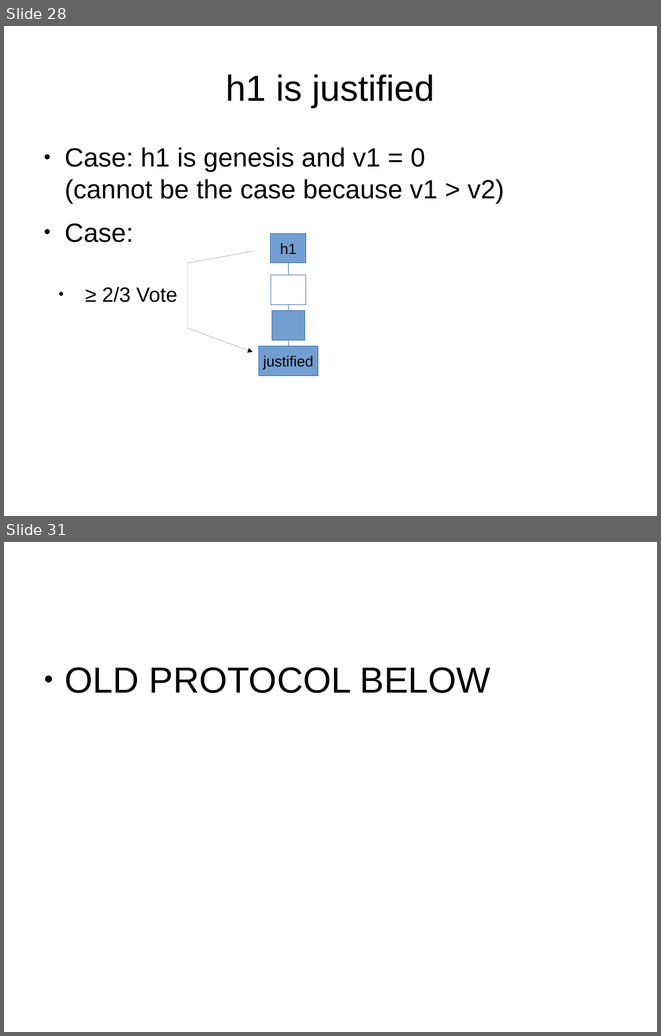
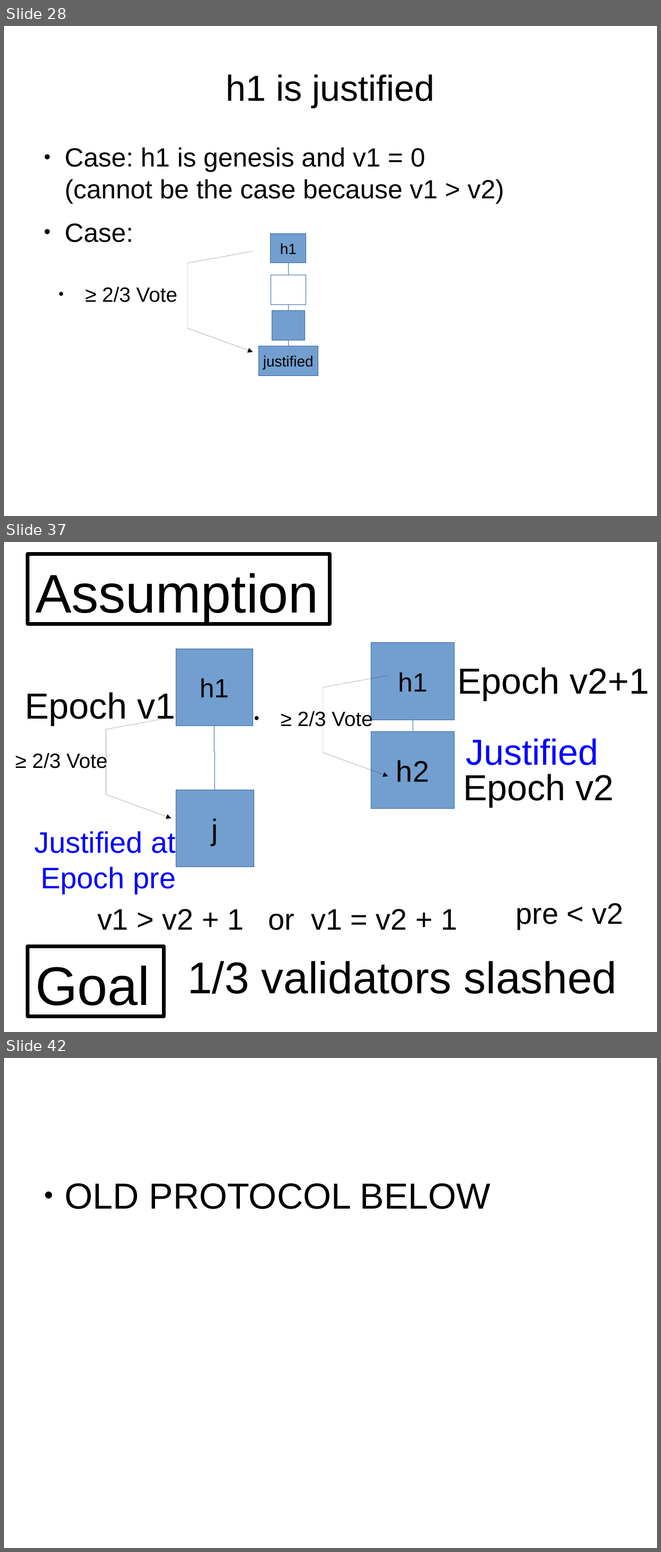
Before and after one commit to palmskog/pos, a slide deck: slide.odp. Shown one above the other, each under a label of ours: slides 28 and 31 before the commit, slides 28, 37 and 42 after it; the slides between them are not shown. The pictures are 661x1036 and 661x1552 pixels, drawn with LibreOffice and Linux fonts; fonts in the diff are those of the drawing. Boxes give left, top, right and bottom in pixels: in the first picture for what was removed or moved away, otherwise in the second. Text is boxed around its words. In the diff, an @@ line names an element or a change of style, - is before the commit and + after.

Commit message:
More slides

```diff
--- a/slide.odp
+++ b/slide.odp
@@ slide 37 added at bbox=[4, 542, 657, 1032], background #FFFFFF @@
@@ rectangle added at bbox=[28, 554, 330, 624], outline #000000 4.31 pt, 66 pt, text #000000 @@
+Assumption
@@ rectangle added at bbox=[176, 649, 253, 726], fill #729FCF, outline #3465A4 0 pt, 32 pt, text #000000 @@
+h1
@@ rectangle added at bbox=[371, 643, 454, 720], fill #729FCF, outline #3465A4 0 pt, 32 pt, text #000000 @@
+h1
@@ text added at bbox=[457, 667, 650, 700], 44 pt, text #000000 @@
+Epoch v2+1
@@ freeform shape added at bbox=[323, 676, 388, 776], outline #000000 0 pt @@
@@ text added at bbox=[25, 692, 176, 725], 44 pt, text #000000 @@
+Epoch v1
@@ text added at bbox=[298, 709, 373, 726], 25 pt, text #000000 @@
+● ≥ 2/3 Vote
@@ freeform shape added at bbox=[106, 717, 171, 818], outline #000000 0 pt @@
@@ elbow line added from (214, 726) to (215, 790), #3465A4 0 pt @@
@@ rectangle added at bbox=[371, 732, 454, 809], fill #729FCF, outline #3465A4 0 pt, 36 pt, text #000000 @@
+h2
@@ elbow line added from (413, 732) to (413, 720), #3465A4 0 pt @@
@@ text added at bbox=[466, 738, 598, 765], 44 pt, text #0000FF @@
+Justified
@@ text added at bbox=[32, 751, 108, 771], 25 pt, text #000000 @@
+● ≥ 2/3 Vote
@@ text added at bbox=[463, 774, 614, 806], 44 pt, text #000000 @@
+Epoch v2
@@ rectangle added at bbox=[176, 790, 254, 867], fill #729FCF, outline #3465A4 0 pt, 36 pt, text #000000 @@
+j
@@ text added at bbox=[34, 829, 176, 893], 36 pt, text #0000FF @@
+Justified at Epoch pre
@@ text added at bbox=[515, 903, 624, 929], 36 pt, text #000000 @@
+pre < v2
@@ text added at bbox=[97, 909, 457, 930], 36 pt, text #000000 @@
+v1 > v2 + 1 or v1 = v2 + 1
@@ rectangle added at bbox=[28, 946, 164, 1016], outline #000000 4.31 pt, 66 pt, text #000000 @@
+Goal
@@ text added at bbox=[187, 961, 617, 994], 54 pt, text #000000 @@
+1/3 validators slashed
@@ what was slide 31 is now slide 42 @@
```
Also in this commit, not shown: 10 other slides added.
